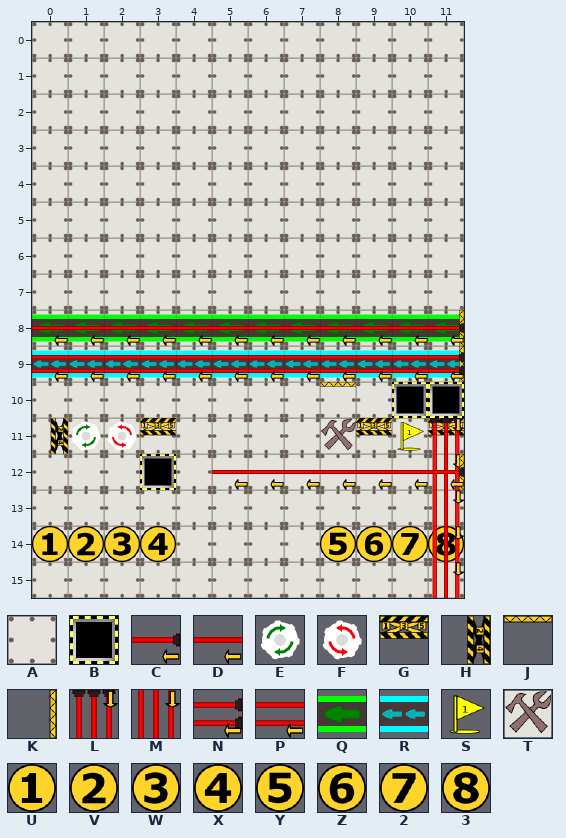
Tiled map (JSON) -- maps/test_effects.json. The picture above was drawn from the file before the commit.
Cells are 64x64 px. Shown: x 0..11, y 0..15.
Key: from "test": A 0 "ground", B 1 "hole", C 2 turned 270 "laser", D 3 turned 270 "laser", E 6 "gear", F 7 "gear", G 9 "pusher", H 10 turned 90 "pusher", J 12 "wall", K 12 turned 90 "wall", L 13 turned 180 "laser", M 14 turned 180 "laser", N 15 turned 270 "laser", P 16 turned 270 "laser", Q 17 turned 270 "belt", R 23 turned 270 "belt", S 29 "flag", T 38 "repair", U 39 "start_square", V 40 "start_square", W 41 "start_square", X 42 "start_square", Y 43 "start_square", Z 44 "start_square", 2 45 "start_square", 3 46 "start_square".
_ is an empty cell, # one hidden under a higher layer.
Layer "ground" before, first column x 0:
 0 AAAAAAAAAAAA
 1 AAAAAAAAAAAA
 2 AAAAAAAAAAAA
 3 AAAAAAAAAAAA
 4 AAAAAAAAAAAA
 5 AAAAAAAAAAAA
 6 AAAAAAAAAAAA
 7 AAAAAAAAAAAA
 8 AAAAAAAAAAAA
 9 AAAAAAAAAAAA
10 AAAAAAAAAABB
11 AAAAAAAA#AAA
12 AAA#AAAAAAAA
13 AAAAAAAAAAAA
14 AAAAAAAAAAAA
15 AAAAAAAAAAAA
Layer "belts" before, first column x 0:
 0 ____________
 1 ____________
 2 ____________
 3 ____________
 4 ____________
 5 ____________
 6 ____________
 7 ____________
 8 QQQQQQQQQQQQ
 9 RRRRRRRRRRRR
10 ____________
11 ____________
12 ___________M
13 ____________
14 ____________
15 ____________
Layer "others" before, first column x 0:
 0 ____________
 1 ____________
 2 ____________
 3 ____________
 4 ____________
 5 ____________
 6 ____________
 7 ____________
 8 ___________K
 9 ___________K
10 ________J___
11 HEFG____TGSG
12 ___B_______K
13 ____________
14 UVWX____YZ23
15 ____________
Layer "lasers" before, first column x 0:
 0 ____________
 1 ____________
 2 ____________
 3 ____________
 4 ____________
 5 ____________
 6 ____________
 7 ____________
 8 DDDDDDDDDDDC
 9 PPPPPPPPPPPN
10 ____________
11 ___________L
12 _____DDDDDDC
13 ___________M
14 ___________M
15 ___________M
And afterwards:
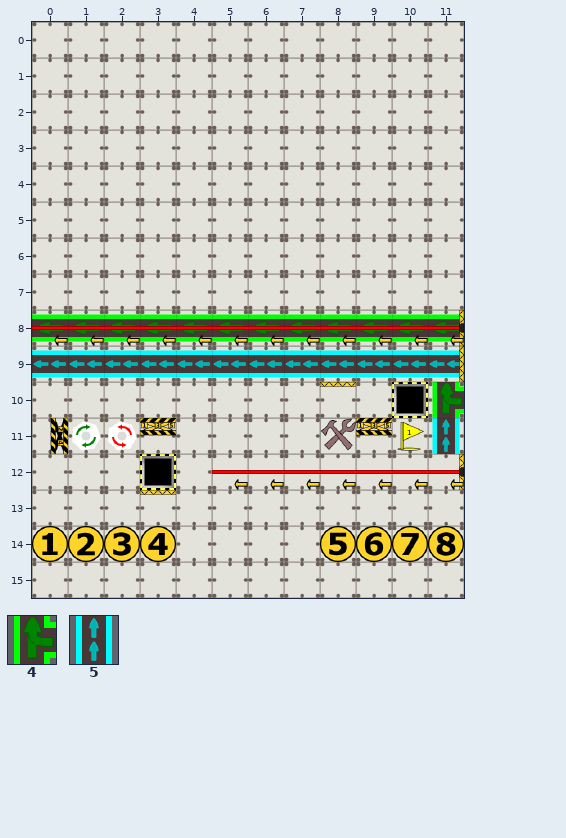
Further tiles: from "test": 4 21 turned 270 "belt", 5 23 "belt".
Log entry: Edit loading of tile's properties (#219) * Rework tiles properties loading.
The exact change:
Layer "ground":
Tile A replaces tile B in row 10 at x 11.
Layer "belts":
Tile 4 is added in row 10 at x 11.
Tile 5 is added in row 11 at x 11.
Tile J is added in row 13 at x 3.
The edit erases tile M in row 12 at x 11.
Layer "others":
The edit erases tile G in row 11 at x 11.
Layer "lasers":
The edit erases tile L in row 11 at x 11.
The edit erases tile M in rows 13 to 15 at x 11.
The edit erases tile N in row 9 at x 11.
The edit erases tile P in row 9 at x 0 to 10.
Where, in picture pixels (left, top, right, bottom), the same in both pictures:
changed: (32, 352, 464, 598)
